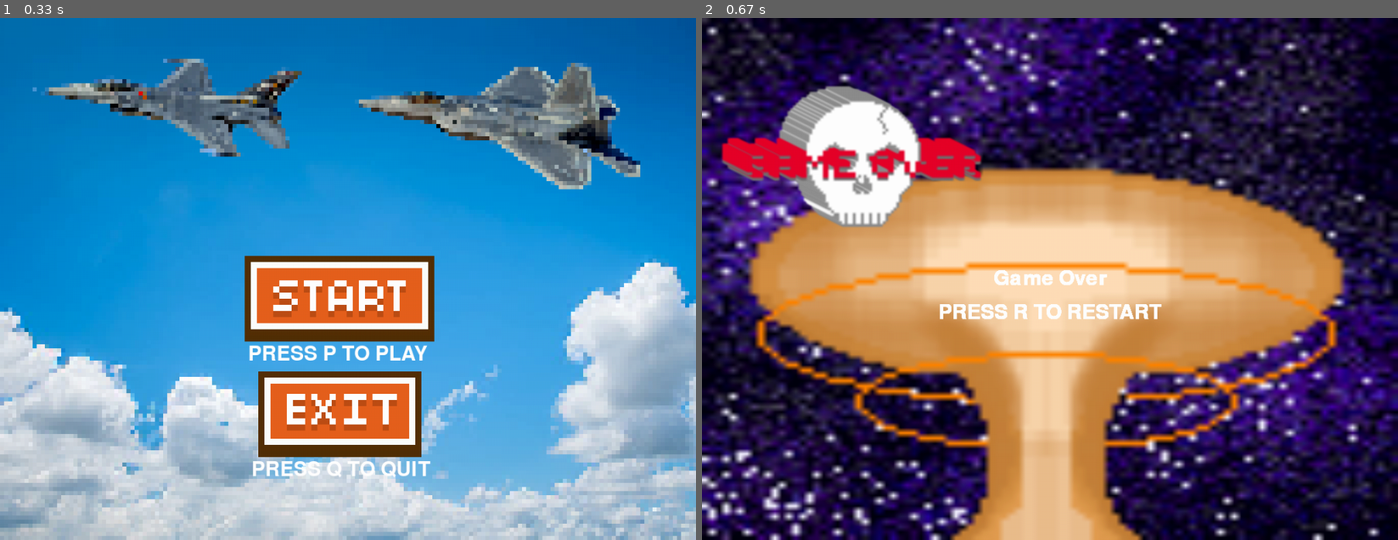
Above: before the commit, frames 1-2 (left to right).
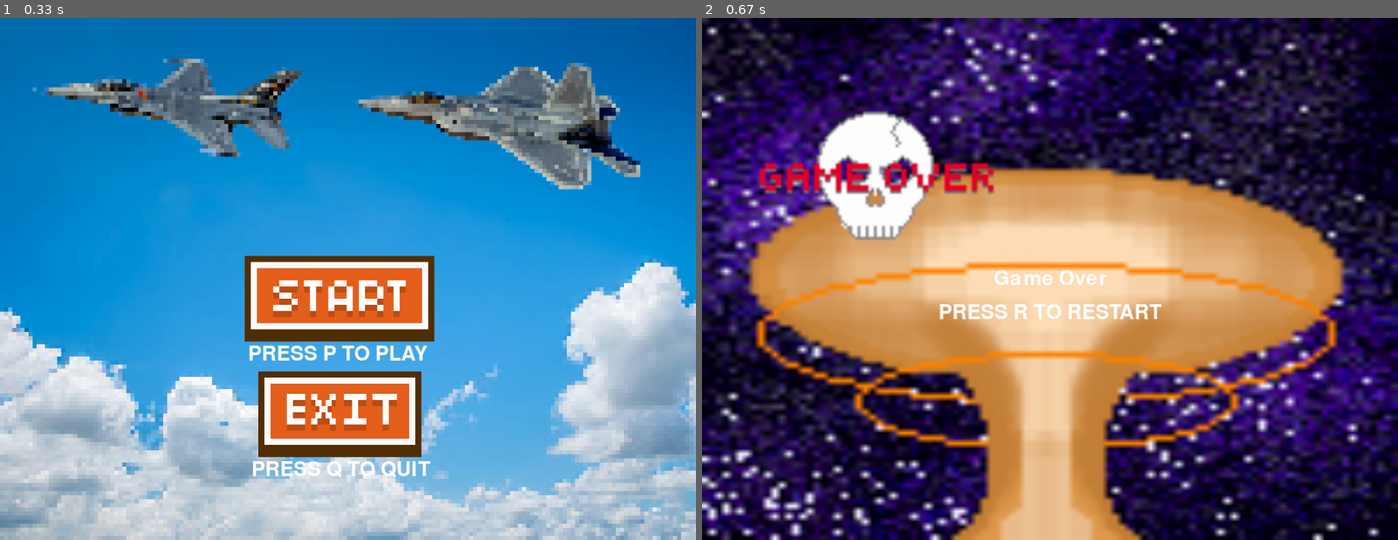
Above: after the commit, the same moments.

Repository: NezirNezirevic1054620/pygame_app
Game: pygame game, started from game.py
Two runs of this game, one before a commit and one after it. Both use one fixed random seed, a clock stepped at 60 frames per second and the inputs below.
Inputs:
- Up to frame 1 (0.33 s): no input
- Up to frame 2 (0.67 s): tap R at 0.33 s

Frame 1 is identical in both runs. In frame 2, 5.2% of the frame differs, in the area x 2-66%, y 13-58%.

Commit message:
gameover_fl_img bug removal - it clears after itself now

Diff:
--- a/view/screen.py
+++ b/view/screen.py
@@ -61,11 +61,12 @@
     fl_y = 0
 
     # snelheid
-    fl_speed_x = 2
-    fl_speed_y = 1
-    game_over = True
+    fl_speed_x = 3
+    fl_speed_y = 2
+    gameover=True
 
-    while game_over:
+    while gameover:
+        canvas.blit(gameover_bg_img, (0, 0))
         # beweeg gameover_fl_img
         fl_x += fl_speed_x
         fl_y += fl_speed_y
@@ -78,6 +79,7 @@
         canvas.blit(game_over_text, game_over_rect)
         canvas.blit(restart_text, restart_rect)
         canvas.blit(gameover_fl_img, (fl_x, fl_y))
+
         pygame.display.flip()
         for event in pygame.event.get():
             if event.type == pygame.QUIT:
@@ -87,6 +89,8 @@
                 if event.key == pygame.K_r:
                     start_screen(canvas, font, text_color)
                     pygame.display.flip()
-                    game_over = False
+                    gameover=False
+
+
 
         pygame.display.flip()
